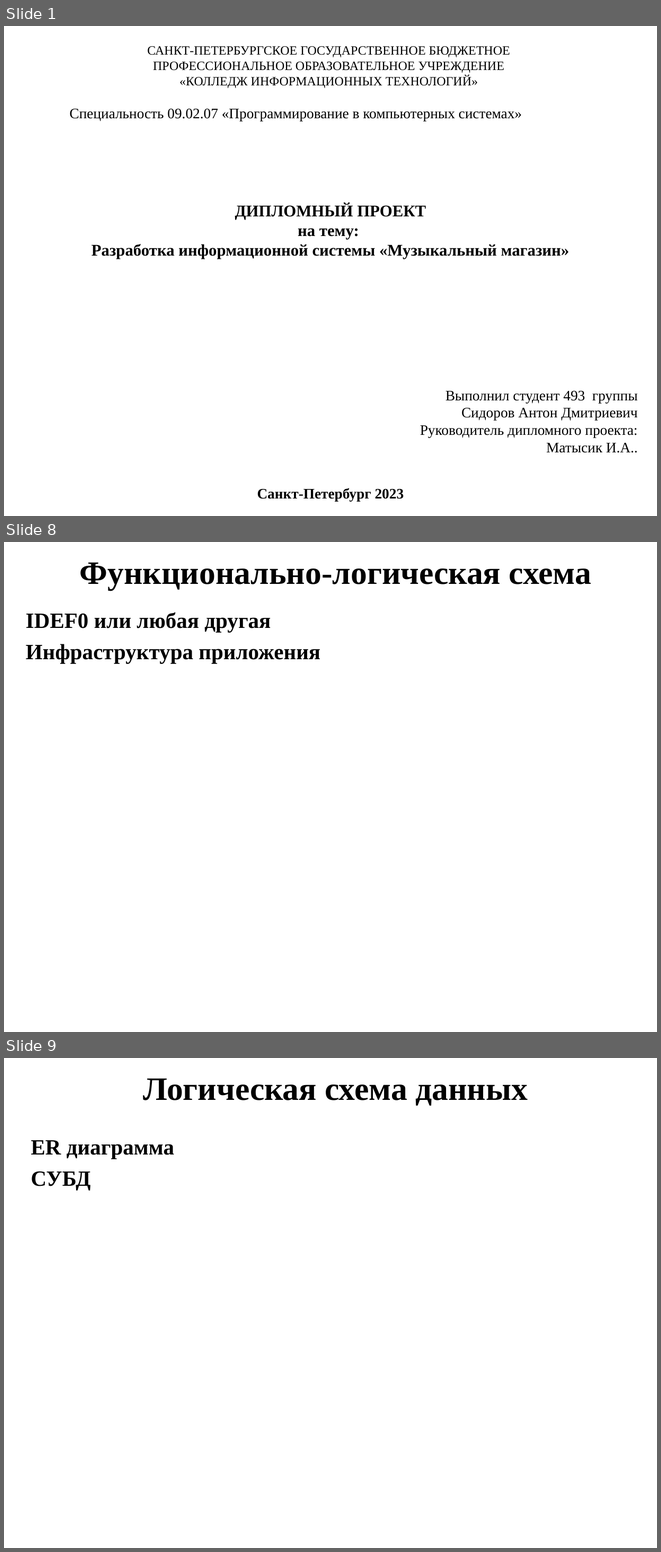
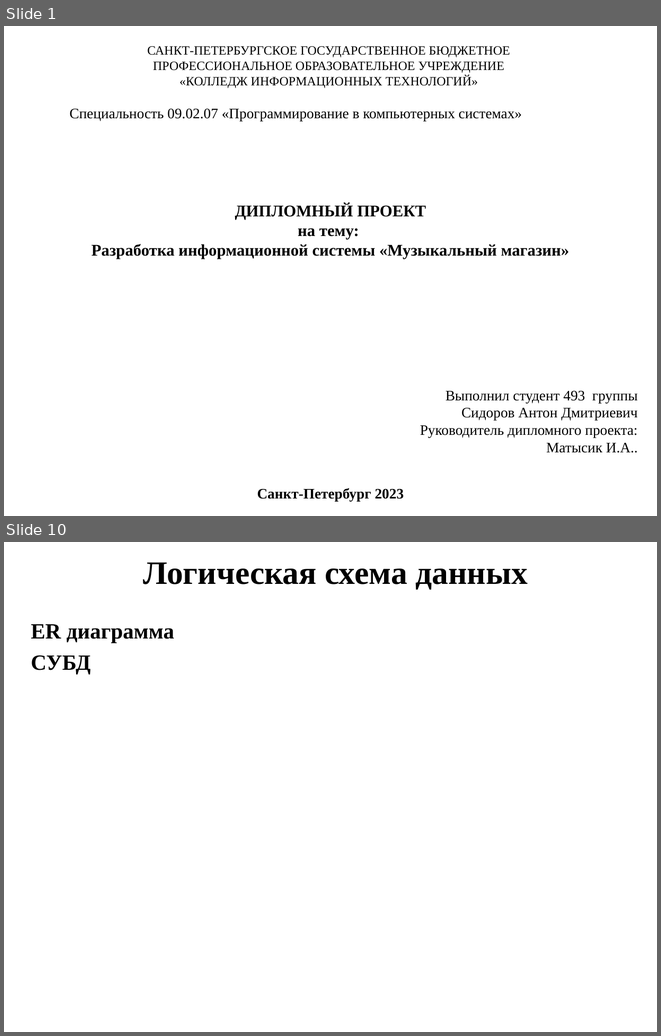
Before and after one commit to AntonSidorov1/DiplomProject, a slide deck: сидоров антон дмитриевич, Группа 493 - Презентация.pptx. Shown one above the other, each under a label of ours: slides 1, 8 and 9 before the commit, slides 1 and 10 after it; the slides between them are not shown. The pictures are 661x1552 and 661x1036 pixels, drawn with LibreOffice and Linux fonts; fonts in the diff are those of the drawing. Boxes give left, top, right and bottom in pixels: in the first picture for what was removed or moved away, otherwise in the second. Text is boxed around its words. In the diff, an @@ line names an element or a change of style, - is before the commit and + after.

```diff
--- a/сидоров антон дмитриевич, Группа 493 - Презентация.pptx
+++ b/сидоров антон дмитриевич, Группа 493 - Презентация.pptx
@@ slide 8 removed at box(4, 542, 657, 1032), background #FFFFFF @@
@@ text removed at box(80, 562, 591, 590) @@
-Функционально-логическая схема
@@ text removed at box(26, 612, 320, 663) @@
-IDEF0 или любая другая
-Инфраструктура приложения
@@ what was slide 9 is now slide 10 @@
```
Also in this commit, not shown: 5 slides changed, 3 slides added, 1 other slide removed, 5 other files.
